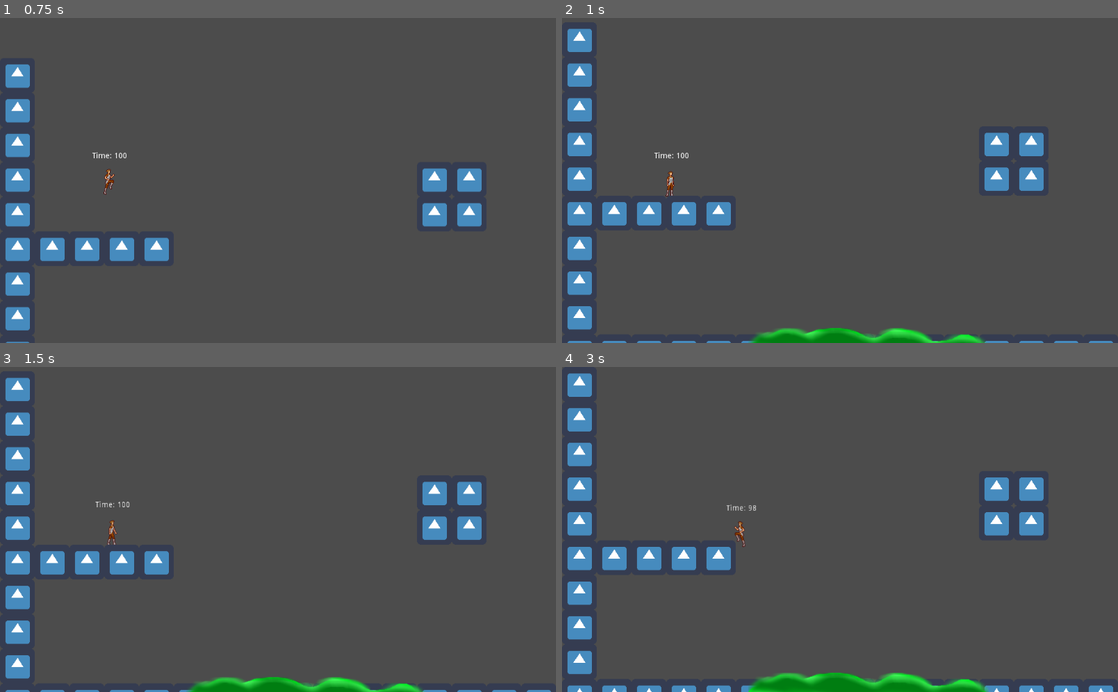
Above: before the commit, frames 1-4 (two rows, left to right).
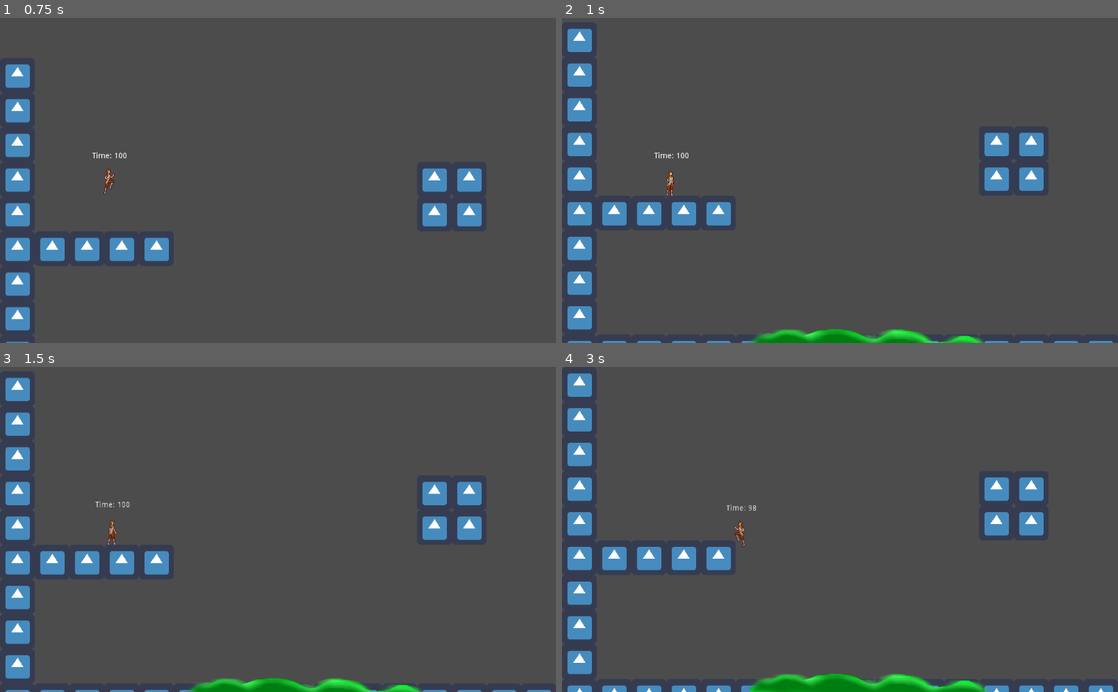
Above: after the commit, the same moments.

Repository: iammdavid/Final-Project
Game: Godot game, scene res://UI/Start_Game.tscn
The game is run twice, just before and just after one commit, with the same random seed, the same clock (stepped at 60 frames per second) and the same inputs. The engine's default icon, where the game draws it, is replaced by a stand-in: a white triangle on a blue panel in a dark square. Sound files missing from this copy of the repository are replaced by a short silence.
Inputs:
- Up to frame 1 (0.75 s): click "Start" at 0.5 s
- Up to frame 2 (1 s): no input
- Up to frame 3 (1.5 s): tap Enter at 1.25 s; hold D (right) from 1.28 s (still down)
- Up to frame 4 (3 s): tap Space (jump) at 1.52, 2.27 s; release D (right) at 2.78 s; hold A (left) from 2.78 s (still down)

Frame 1 is identical in both runs. In frame 2, 0.3% of the frame differs, in the area x 34-76%, y 95-100%; in frame 3, 0.3%; in frame 4, 0.4%, in the area x 33-77%, y 94-100%.

Commit message:
oops let's just remove that feature

Diff:
--- a/Game.tscn
+++ b/Game.tscn
@@ -201,7 +201,7 @@
 tile_data = PoolIntArray( 0, 0, 0, 58, 0, 0, 65536, 0, 0, 65594, 0, 0, 131072, 0, 0, 131124, 0, 0, 131130, 0, 0, 196608 …(1576 unchanged characters)…
 
 [node name="Toxin" parent="." instance=ExtResource( 11 )]
-position = Vector2( 564.838, 574.577 )
+position = Vector2( 564.838, 576.824 )
 
 [connection signal="finished" from="Player/Music" to="Player" method="_on_AudioStreamPlayer_finished"]
 [connection signal="timeout" from="Player/Timer" to="Player" method="_on_Timer_timeout"]
--- a/Hazards/Toxin.gd
+++ b/Hazards/Toxin.gd
@@ -1,10 +1,10 @@
-extends KinematicBody2D
+extends Node2D
 
-onready var player = get_node_or_null("root/Game/Player")
+onready var player = get_node("root/Game/Player")
 
 func _on_Area2D_area_entered(player):
-	player.set_timer_damage()
+	player.set_timer_damage_on()
 
 
 func _on_Area2D_area_exited(player):
-	player.set_timer_damage()
+	player.set_timer_damage_off()
--- a/Hazards/Toxin.tscn
+++ b/Hazards/Toxin.tscn
@@ -1,33 +1,8 @@
-[gd_scene load_steps=5 format=2]
+[gd_scene load_steps=2 format=2]
 
 [ext_resource path="res://Assets/slime.png" type="Texture" id=1]
-[ext_resource path="res://Hazards/Toxin.gd" type="Script" id=2]
-
-[sub_resource type="RectangleShape2D" id=3]
-extents = Vector2( 228.537, 10 )
-
-[sub_resource type="RectangleShape2D" id=2]
-extents = Vector2( 229.842, 9.1411 )
 
 [node name="Toxin" type="Node2D"]
 
-[node name="Area2D" type="Area2D" parent="."]
-collision_layer = 2
-collision_mask = 2
-
-[node name="CollisionShape2D" type="CollisionShape2D" parent="Area2D"]
-position = Vector2( -3.93906, -1.15965 )
-shape = SubResource( 3 )
-
-[node name="KinematicBody2D" type="KinematicBody2D" parent="."]
-script = ExtResource( 2 )
-
-[node name="Sprite" type="Sprite" parent="KinematicBody2D"]
+[node name="Sprite" type="Sprite" parent="."]
 texture = ExtResource( 1 )
-
-[node name="CollisionShape2D2" type="CollisionShape2D" parent="KinematicBody2D"]
-position = Vector2( -3.74577, 9.73894 )
-shape = SubResource( 2 )
-
-[connection signal="area_entered" from="Area2D" to="KinematicBody2D" method="_on_Area2D_area_entered"]
-[connection signal="area_exited" from="Area2D" to="KinematicBody2D" method="_on_Area2D_area_exited"]
--- a/Player/Player.gd
+++ b/Player/Player.gd
@@ -18,18 +18,9 @@
 export var max_leap = 200
 
 var timer = 100
-var timerDamage = false
 
 func _on_Timer_timeout():
-	if timerDamage:
-		timer -= 1
 	timer -= 1
-
-func set_timer_damage():
-	if timerDamage:
-		timerDamage = false
-	else:
-		timerDamage = true
 
 func _physics_process(_delta):
 	velocity.x = clamp(velocity.x,-max_move,max_move)
